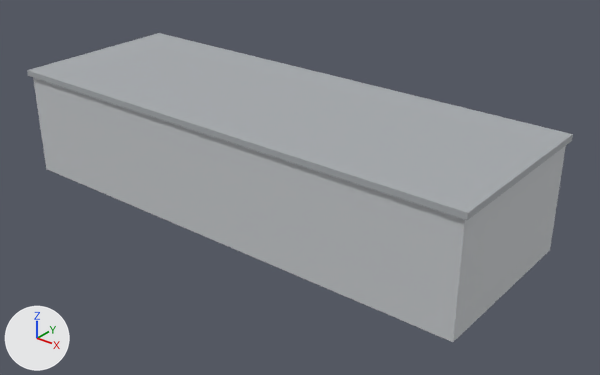
Two versions of the glTF model web/public/models/overview/7.glb, one commit apart.
One viewpoint serves both versions: a camera (50 mm lens) standing at (28.4, -33.1, 22.6) and looking at (1.7, 0.3, 1.9). Every picture has the same lights, and +X, +Y and +Z are marked at lower left. The older version comes first.

In view in the first picture: '仓库 路 North 7 metal', '仓库 路 North 7 roof'.
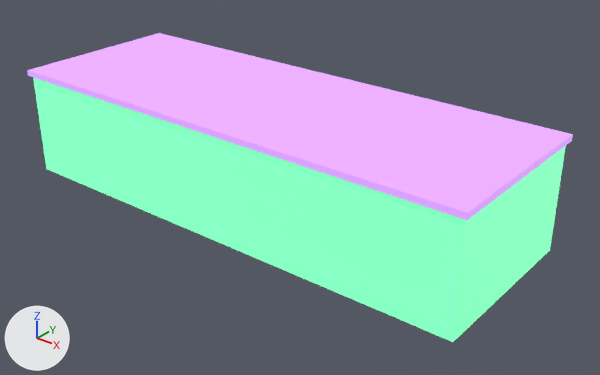
Where the change shows, as pixel boxes (x1, y1, x2, y2) in the pictures (600 x 375 px):
'仓库 路 North 7 metal', recoloured, surface changed (light grey to green): (33, 78, 566, 342) in both
'仓库 路 North 7 roof', recoloured, surface changed (grey to purple): (27, 33, 573, 220) in both

Edits to the bpy script that builds the scene:
```text
Change mat_north_7_metal:
    mat_north_7_metal.base_color: (0.58, 0.6, 0.62) -> (0.15, 0.78, 0.35)  # light grey #c8cbce -> green #6ce5a0
    add mat_north_7_metal.emission_strength = 1.0
    add mat_north_7_metal.emission_color = (0.15, 0.78, 0.35)  # green #6ce5a0
Change mat_north_7_roof:
    mat_north_7_roof.base_color: (0.4, 0.42, 0.44) -> (0.45, 0.22, 0.65)  # grey #aaadb1 -> purple #b381d3
    add mat_north_7_roof.emission_strength = 1.0
    add mat_north_7_roof.emission_color = (0.45, 0.22, 0.65)  # purple #b381d3
```
